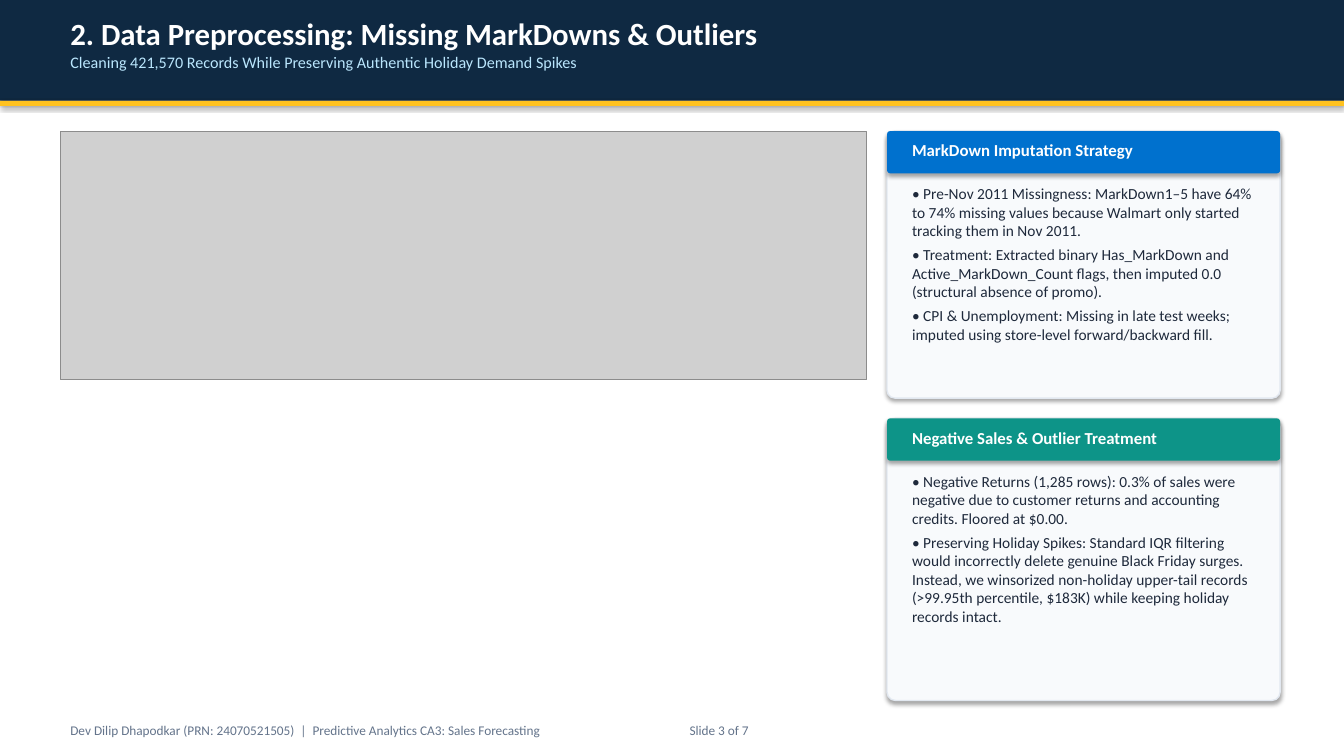
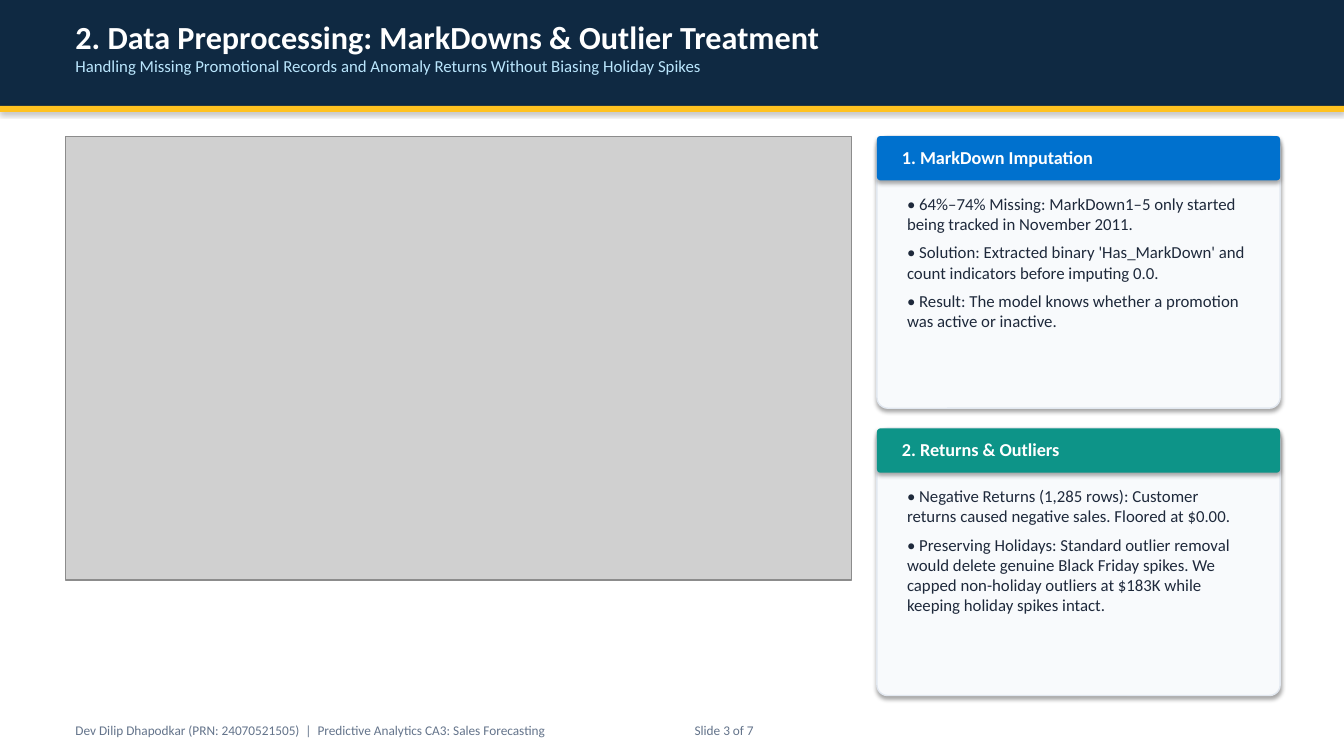
Before and after one commit to DevDhapodkar/Walmart-Store-Sales-Forecasting-KDD, a slide deck: slide 3 of Walmart_Sales_Forecasting_Presentation.pptx. Drawn at 1344x756 pixels with LibreOffice and Linux fonts; fonts in the diff are those of the drawing; grey boxes stand for pictures. Boxes give left, top, right and bottom in pixels: in the first picture for what was removed or moved away, otherwise in the second. Text is boxed around its words. In the diff, an @@ line names an element or a change of style, - is before the commit and + after.

```diff
--- a/Walmart_Sales_Forecasting_Presentation.pptx
+++ b/Walmart_Sales_Forecasting_Presentation.pptx
@@ rectangle: place and size @@
-rectangle at bbox=[0, 0, 1344, 101]
+rectangle at bbox=[0, 0, 1344, 106]
@@ text at bbox=[75, 26, 819, 75]: text changed; size 11.5 to 12 pt @@
-2. Data Preprocessing: Missing MarkDowns & Outliers
-Cleaning 421,570 Records While Preserving Authentic Holiday Demand Spikes
+2. Data Preprocessing: MarkDowns & Outlier Treatment
+Handling Missing Promotional Records and Anomaly Returns Without Biasing Holiday Spikes
@@ rectangle: place and size @@
-rectangle at bbox=[0, 101, 1344, 106]
+rectangle at bbox=[0, 106, 1344, 112]
@@ picture: place and size @@
-picture at bbox=[60, 131, 867, 380]
+picture at bbox=[66, 136, 852, 580]
@@ rounded rectangle at bbox=[877, 136, 1280, 408]: proportions changed @@
@@ rounded rectangle: place and size @@
-rounded rectangle at bbox=[887, 131, 1280, 173]
+rounded rectangle at bbox=[877, 136, 1280, 180]
@@ rounded rectangle: place and size @@
-rounded rectangle at bbox=[887, 131, 1280, 398]
+rounded rectangle at bbox=[877, 136, 1280, 408]
@@ text at bbox=[902, 151, 1093, 167]: text changed; size 12 to 13 pt @@
-MarkDown Imputation Strategy
+1. MarkDown Imputation
@@ text at bbox=[907, 198, 1245, 327]: text changed; size 11 to 12 pt @@
-• Pre-Nov 2011 Missingness: MarkDown1–5 have 64% to 74% missing values because Walmart only started tracking them in Nov 2011.
-• Treatment: Extracted binary Has_MarkDown and Active_MarkDown_Count flags, then imputed 0.0 (structural absence of promo).
-• CPI & Unemployment: Missing in late test weeks; imputed using store-level forward/backward fill.
+• 64%–74% Missing: MarkDown1–5 only started being tracked in November 2011.
+• Solution: Extracted binary 'Has_MarkDown' and count indicators before imputing 0.0.
+• Result: The model knows whether a promotion was active or inactive.
@@ rounded rectangle: place and size @@
-rounded rectangle at bbox=[887, 418, 1280, 701]
+rounded rectangle at bbox=[877, 429, 1280, 696]
@@ rounded rectangle at bbox=[877, 429, 1280, 696]: proportions changed @@
@@ rounded rectangle: place and size @@
-rounded rectangle at bbox=[887, 418, 1280, 461]
+rounded rectangle at bbox=[877, 429, 1280, 473]
@@ text at bbox=[902, 443, 1060, 456]: text changed; size 12 to 13 pt @@
-Negative Sales & Outlier Treatment
+2. Returns & Outliers
@@ text at bbox=[907, 490, 1230, 614]: text changed; size 11 to 12 pt @@
-• Negative Returns (1,285 rows): 0.3% of sales were negative due to customer returns and accounting credits. Floored at $0.00.
-• Preserving Holiday Spikes: Standard IQR filtering would incorrectly delete genuine Black Friday surges. Instead, we winsorized non-holiday upper-tail records (>99.95th percentile, $183K) while keeping holiday records intact.
+• Negative Returns (1,285 rows): Customer returns caused negative sales. Floored at $0.00.
+• Preserving Holidays: Standard outlier removal would delete genuine Black Friday spikes. We capped non-holiday outliers at $183K while keeping holiday spikes intact.
@@ text "Dev Dilip Dhapodkar (PRN: 24070521505) ...": place and size @@
-text "Dev Dilip Dhapodkar (PRN: 24070521505) ..." at bbox=[70, 725, 749, 737]
+text "Dev Dilip Dhapodkar (PRN: 24070521505) ..." at bbox=[75, 725, 754, 737]
```
Also in this commit, not shown: 2 other slides changed, 4 slides added, 4 slides removed, 10 other files.
